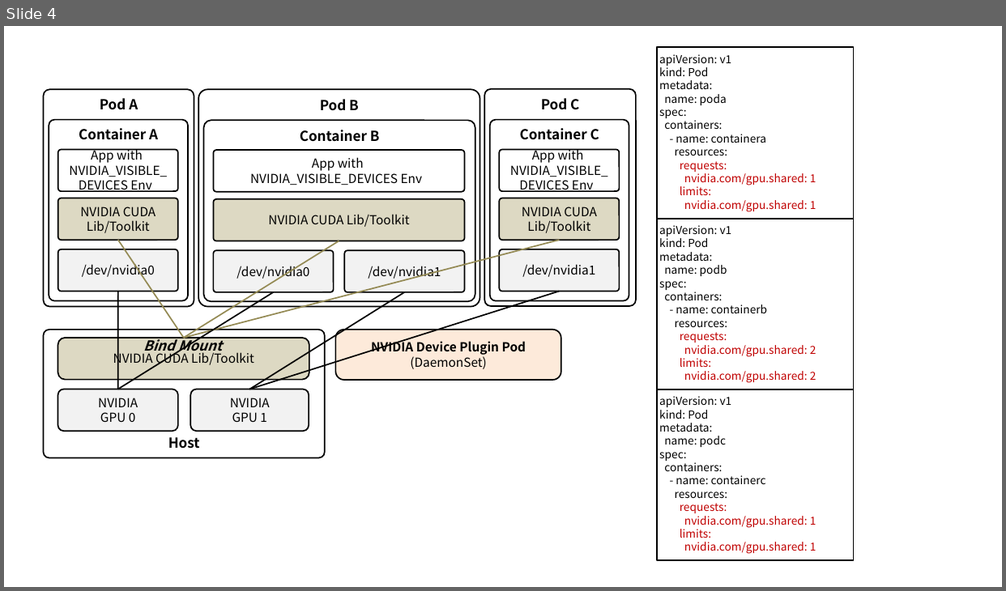
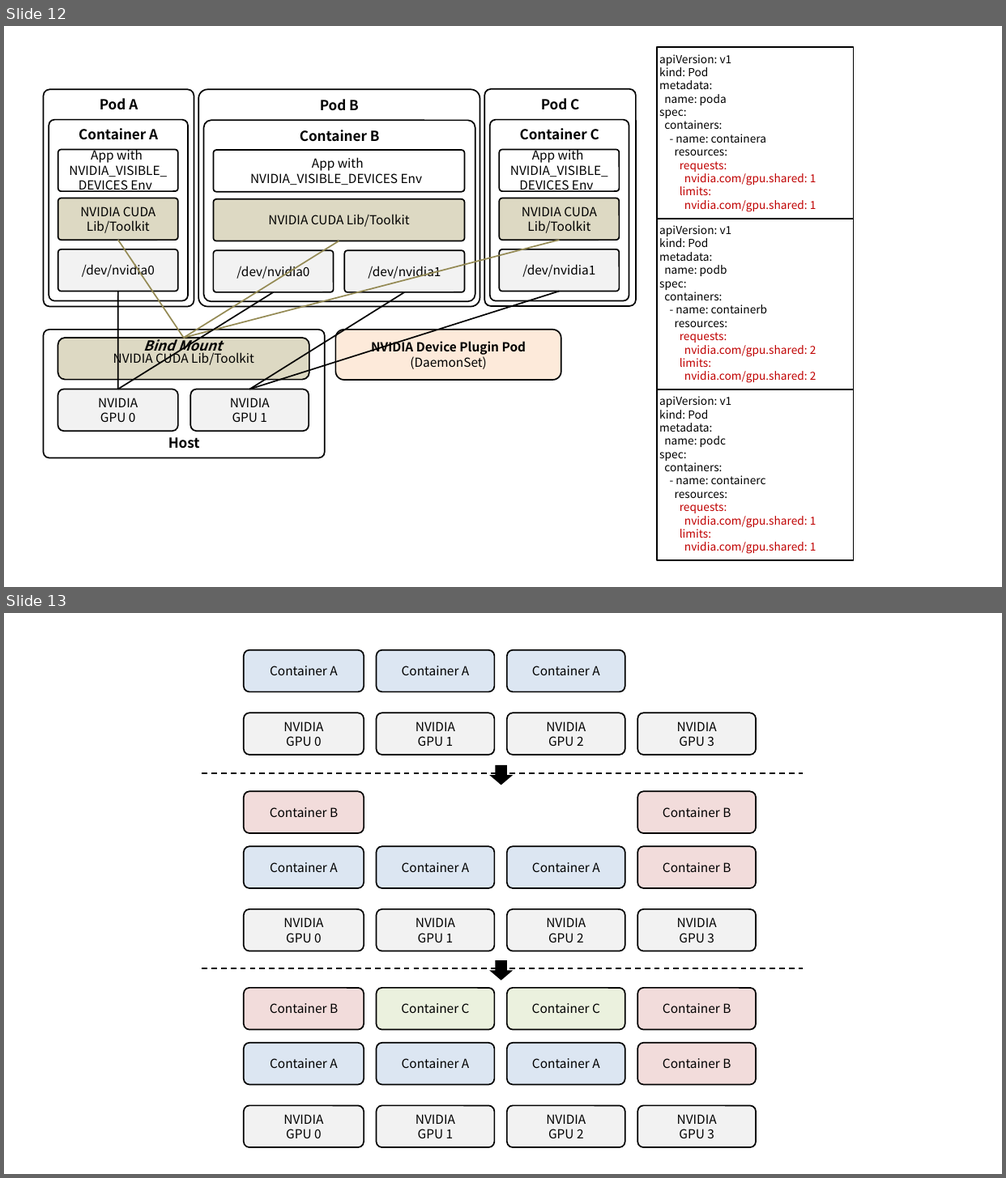
Before and after one commit to ssup2/blog-software, a slide deck: content/docs/theory-analysis/kubernetes-nvidia-device-plugin/images/images.pptx. Shown one above the other, each under a label of ours: slide 4 before the commit, slides 12 and 13 after it. The pictures are 1006x591 and 1006x1178 pixels, drawn with LibreOffice and Linux fonts; fonts in the diff are those of the drawing. Boxes give left, top, right and bottom in pixels: in the first picture for what was removed or moved away, otherwise in the second. Text is boxed around its words. In the diff, an @@ line names an element or a change of style, - is before the commit and + after.

```diff
--- a/content/docs/theory-analysis/kubernetes-nvidia-device-plugin/images/images.pptx
+++ b/content/docs/theory-analysis/kubernetes-nvidia-device-plugin/images/images.pptx
@@ slide 13 added at box(4, 613, 1002, 1174), background #FFFFFF @@
@@ rounded rectangle added at box(244, 650, 364, 692), fill #DCE6F2, outline #000000 1 pt, 9 pt, text #000000 @@
+Container A
@@ rounded rectangle added at box(377, 650, 494, 692), fill #DCE6F2, outline #000000 1 pt, 9 pt, text #000000 @@
+Container A
@@ rounded rectangle added at box(507, 650, 624, 692), fill #DCE6F2, outline #000000 1 pt, 9 pt, text #000000 @@
+Container A
@@ rounded rectangle added at box(244, 713, 364, 755), fill #F2F2F2, outline #000000 1 pt, 9 pt, text #000000 @@
+NVIDIA
+GPU 0
@@ rounded rectangle added at box(377, 713, 494, 755), fill #F2F2F2, outline #000000 1 pt, 9 pt, text #000000 @@
+NVIDIA
+GPU 1
@@ rounded rectangle added at box(507, 713, 624, 755), fill #F2F2F2, outline #000000 1 pt, 9 pt, text #000000 @@
+NVIDIA
+GPU 2
@@ rounded rectangle added at box(637, 713, 756, 755), fill #F2F2F2, outline #000000 1 pt, 9 pt, text #000000 @@
+NVIDIA
+GPU 3
@@ line added from (202, 773) to (803, 773), #000000 1 pt dashed @@
@@ down arrow added at box(489, 765, 512, 786), fill #000000 @@
@@ rounded rectangle added at box(244, 792, 364, 833), fill #F2DCDB, outline #000000 1 pt, 9 pt, text #000000 @@
+Container B
@@ rounded rectangle added at box(637, 792, 756, 833), fill #F2DCDB, outline #000000 1 pt, 9 pt, text #000000 @@
+Container B
@@ rounded rectangle added at box(244, 846, 364, 888), fill #DCE6F2, outline #000000 1 pt, 9 pt, text #000000 @@
+Container A
@@ rounded rectangle added at box(377, 846, 494, 888), fill #DCE6F2, outline #000000 1 pt, 9 pt, text #000000 @@
+Container A
@@ rounded rectangle added at box(507, 846, 624, 888), fill #DCE6F2, outline #000000 1 pt, 9 pt, text #000000 @@
+Container A
@@ rounded rectangle added at box(637, 846, 756, 888), fill #F2DCDB, outline #000000 1 pt, 9 pt, text #000000 @@
+Container B
@@ rounded rectangle added at box(244, 909, 364, 952), fill #F2F2F2, outline #000000 1 pt, 9 pt, text #000000 @@
+NVIDIA
+GPU 0
@@ rounded rectangle added at box(377, 909, 494, 952), fill #F2F2F2, outline #000000 1 pt, 9 pt, text #000000 @@
+NVIDIA
+GPU 1
@@ rounded rectangle added at box(507, 909, 624, 952), fill #F2F2F2, outline #000000 1 pt, 9 pt, text #000000 @@
+NVIDIA
+GPU 2
@@ rounded rectangle added at box(637, 909, 756, 952), fill #F2F2F2, outline #000000 1 pt, 9 pt, text #000000 @@
+NVIDIA
+GPU 3
@@ line added from (202, 969) to (803, 969), #000000 1 pt dashed @@
@@ down arrow added at box(489, 960, 512, 980), fill #000000 @@
@@ rounded rectangle added at box(244, 988, 364, 1030), fill #F2DCDB, outline #000000 1 pt, 9 pt, text #000000 @@
+Container B
@@ rounded rectangle added at box(377, 988, 494, 1030), fill #EBF1DE, outline #000000 1 pt, 9 pt, text #000000 @@
+Container C
@@ rounded rectangle added at box(507, 988, 624, 1030), fill #EBF1DE, outline #000000 1 pt, 9 pt, text #000000 @@
+Container C
@@ rounded rectangle added at box(637, 988, 756, 1030), fill #F2DCDB, outline #000000 1 pt, 9 pt, text #000000 @@
+Container B
@@ rounded rectangle added at box(244, 1043, 364, 1085), fill #DCE6F2, outline #000000 1 pt, 9 pt, text #000000 @@
+Container A
@@ rounded rectangle added at box(377, 1043, 494, 1085), fill #DCE6F2, outline #000000 1 pt, 9 pt, text #000000 @@
+Container A
@@ rounded rectangle added at box(507, 1043, 624, 1085), fill #DCE6F2, outline #000000 1 pt, 9 pt, text #000000 @@
+Container A
@@ rounded rectangle added at box(637, 1043, 756, 1085), fill #F2DCDB, outline #000000 1 pt, 9 pt, text #000000 @@
+Container B
@@ rounded rectangle added at box(244, 1106, 364, 1148), fill #F2F2F2, outline #000000 1 pt, 9 pt, text #000000 @@
+NVIDIA
+GPU 0
@@ rounded rectangle added at box(377, 1106, 494, 1148), fill #F2F2F2, outline #000000 1 pt, 9 pt, text #000000 @@
+NVIDIA
+GPU 1
@@ rounded rectangle added at box(507, 1106, 624, 1148), fill #F2F2F2, outline #000000 1 pt, 9 pt, text #000000 @@
+NVIDIA
+GPU 2
@@ rounded rectangle added at box(637, 1106, 756, 1148), fill #F2F2F2, outline #000000 1 pt, 9 pt, text #000000 @@
+NVIDIA
+GPU 3
@@ what was slide 4 is now slide 12 @@
```
Also in this commit, not shown: 7 other slides added, 5 other files.
